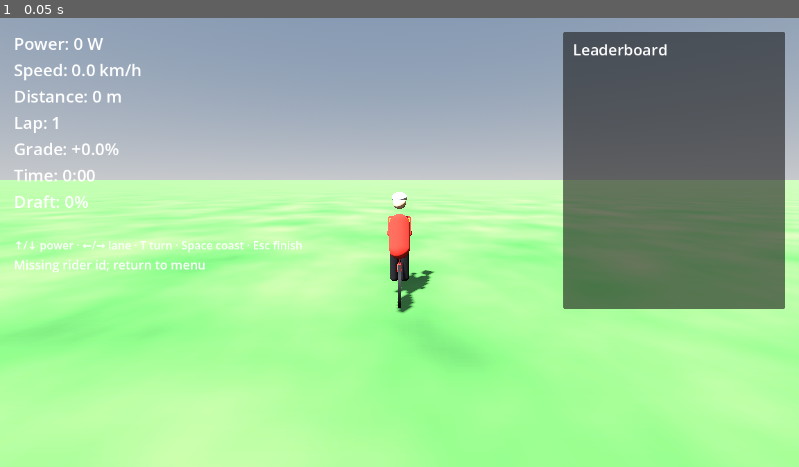
Above: before the commit, frame 1.
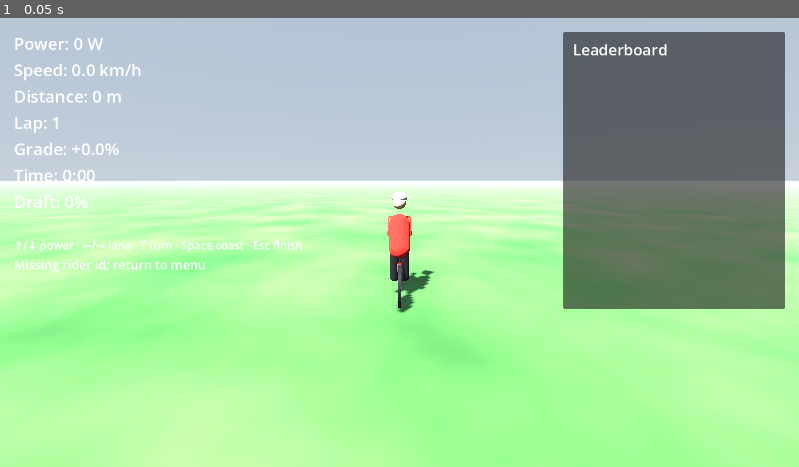
Above: after the commit, the same moment.

Repository: vincentdavis/gotta-bike-fast
Game: Godot game, scene res://scenes/ride.tscn
The game is run twice, just before and just after one commit, with the same random seed, the same clock (stepped at 60 frames per second) and the same inputs. This scene is started directly instead of the project's main scene.
Inputs:
- Up to frame 1 (0.05 s): no input

The runs differ from the first frame. In frame 1, 22% of the frame differs, in the area x 0-100%, y 0-43%.

Commit message:
Phase 6b/6c — heightmap terrain, topo preview, in-ride minimap
ride_controller.gd:

- Async heightmap fetch (_setup_terrain_async) — downloads the course's
  16-bit grayscale PNG, decodes into row-major elevations, builds a
  triangle-strip terrain mesh aligned with the same world frame as the
  path (X east, Z south, Y up). Re-scatters scenery onto the real
  surface once the heights are known.
- Async topo PNG fetch (_setup_minimap_async) — hands the hillshaded
  RGB to the HUD; physics tick projects rider XZ into image UV using
  the heightmap meta (origin, grid, dims) for a live marker.
- Z-fight fix: track _ground_inst (12 km flat backdrop) and
  _ground_strip_inst (path-following ribbon) so we can hide both when
  the heightmap mesh arrives. The flat plane sits at y=0; heightmap
  min elevation is also normalized to 0, so leaving the backdrop on
  produced flickering black bands wherever the terrain dipped near
  its minimum.
- Cancel guard on _resolve_course — picker now returns {} on Cancel
  and the solo flow routes back to main_menu.tscn instead of stranding
  the rider in an empty scene.

UI:

- scenes/hud.tscn + scripts/ui/hud.gd — new MinimapPanel at bottom-
  right with TextureRect (STRETCH_KEEP_ASPECT_CENTERED) and a yellow-
  on-black RiderMarker. set_minimap_texture / set_minimap_uv compute
  the displayed image sub-rect so the marker lands on the visible map
  not the letterbox.
- scripts/ui/course_picker.gd — two-pane modal (course list left, topo
  preview right) with token-tagged async preview fetch (handles
  out-of-order responses), solid StyleBoxFlat background on the
  preview frame, Start Ride / Cancel buttons.
- scripts/ui/main_menu.gd — empty-return guard after picker.queue_free()
  so Cancel doesn't fall through into the countdown picker.

Co-Authored-By: Claude Opus 4.7 (1M context) <noreply@anthropic.com>

Diff:
--- a/scenes/hud.tscn
+++ b/scenes/hud.tscn
@@ -93,3 +93,60 @@
 [node name="StatusLabel" type="Label" parent="VBox"]
 text = ""
 theme_override_font_sizes/font_size = 18
+
+[node name="MinimapPanel" type="PanelContainer" parent="."]
+visible = false
+anchor_left = 1.0
+anchor_top = 1.0
+anchor_right = 1.0
+anchor_bottom = 1.0
+offset_left = -260.0
+offset_top = -260.0
+offset_right = -20.0
+offset_bottom = -20.0
+grow_horizontal = 0
+grow_vertical = 0
+
+[node name="Margin" type="MarginContainer" parent="MinimapPanel"]
+theme_override_constants/margin_left = 8
+theme_override_constants/margin_right = 8
+theme_override_constants/margin_top = 6
+theme_override_constants/margin_bottom = 8
+
+[node name="VBox" type="VBoxContainer" parent="MinimapPanel/Margin"]
+theme_override_constants/separation = 4
+
+[node name="Title" type="Label" parent="MinimapPanel/Margin/VBox"]
+text = "Map"
+theme_override_font_sizes/font_size = 14
+horizontal_alignment = 1
+
+[node name="MapBox" type="Control" parent="MinimapPanel/Margin/VBox"]
+custom_minimum_size = Vector2(220, 200)
+clip_contents = true
+
+[node name="MinimapRect" type="TextureRect" parent="MinimapPanel/Margin/VBox/MapBox"]
+anchor_right = 1.0
+anchor_bottom = 1.0
+grow_horizontal = 2
+grow_vertical = 2
+expand_mode = 1
+stretch_mode = 5
+
+[node name="RiderMarker" type="ColorRect" parent="MinimapPanel/Margin/VBox/MapBox"]
+visible = false
+custom_minimum_size = Vector2(14, 14)
+offset_right = 14.0
+offset_bottom = 14.0
+color = Color(0, 0, 0, 1)
+mouse_filter = 2
+
+[node name="Dot" type="ColorRect" parent="MinimapPanel/Margin/VBox/MapBox/RiderMarker"]
+anchor_right = 1.0
+anchor_bottom = 1.0
+offset_left = 2.0
+offset_top = 2.0
+offset_right = -2.0
+offset_bottom = -2.0
+color = Color(1, 0.85, 0.3, 1)
+mouse_filter = 2
--- a/scripts/ui/course_picker.gd
+++ b/scripts/ui/course_picker.gd
@@ -1,18 +1,33 @@
 class_name CoursePicker
 extends CanvasLayer
 
-# Modal course picker. Instantiate, add_child to a parent node, call
-# pick(courses) and await the returned Dictionary.
+# Modal course picker with topo-map preview. Instantiate, add_child to a
+# parent node, call pick(courses) and await the returned Dictionary.
+#
+# Two-pane layout: list of courses on the left, hillshaded topo preview
+# on the right. Clicking a course selects + previews it; "Start Ride"
+# confirms. ESC / "Cancel" returns an empty Dictionary.
 
 signal _picked(course: Dictionary)
 
+var _courses: Array = []
+var _selected: Dictionary = {}
+
+var _name_label: Label
+var _stats_label: Label
+var _topo_rect: TextureRect
+var _topo_status: Label
+var _start_button: Button
+var _topo_request_token: int = 0
+
 
 func pick(courses: Array) -> Dictionary:
-	_build_ui(courses)
+	_courses = courses
+	_build_ui()
 	return await _picked
 
 
-func _build_ui(courses: Array) -> void:
+func _build_ui() -> void:
 	var bg := ColorRect.new()
 	bg.color = Color(0.0, 0.0, 0.0, 0.65)
 	bg.set_anchors_preset(Control.PRESET_FULL_RECT)
@@ -33,7 +48,7 @@
 	panel.add_child(margin)
 
 	var vbox := VBoxContainer.new()
-	vbox.add_theme_constant_override("separation", 12)
+	vbox.add_theme_constant_override("separation", 14)
 	margin.add_child(vbox)
 
 	var title := Label.new()
@@ -42,13 +57,143 @@
 	title.horizontal_alignment = HORIZONTAL_ALIGNMENT_CENTER
 	vbox.add_child(title)
 
-	for c in courses:
+	var hbox := HBoxContainer.new()
+	hbox.add_theme_constant_override("separation", 16)
+	vbox.add_child(hbox)
+
+	# --- Left: course list ---
+	var list_scroll := ScrollContainer.new()
+	list_scroll.custom_minimum_size = Vector2(280, 380)
+	hbox.add_child(list_scroll)
+
+	var list_vbox := VBoxContainer.new()
+	list_vbox.size_flags_horizontal = Control.SIZE_EXPAND_FILL
+	list_vbox.add_theme_constant_override("separation", 6)
+	list_scroll.add_child(list_vbox)
+
+	for c in _courses:
 		var btn := Button.new()
 		var course_name: String = str(c.get("name", "Unnamed"))
 		var length_km: float = float(c.get("length_m", 0.0)) / 1000.0
-		btn.text = "%s · %.1f km" % [course_name, length_km]
-		btn.add_theme_font_size_override("font_size", 22)
-		btn.custom_minimum_size = Vector2(340, 0)
+		btn.text = "%s\n%.1f km" % [course_name, length_km]
+		btn.add_theme_font_size_override("font_size", 16)
+		btn.custom_minimum_size = Vector2(260, 50)
+		btn.toggle_mode = true
 		var captured: Dictionary = c
-		btn.pressed.connect(func() -> void: _picked.emit(captured))
-		vbox.add_child(btn)
+		btn.pressed.connect(func() -> void: _select(captured))
+		list_vbox.add_child(btn)
+
+	# --- Right: preview pane ---
+	var right := VBoxContainer.new()
+	right.add_theme_constant_override("separation", 8)
+	right.custom_minimum_size = Vector2(460, 380)
+	hbox.add_child(right)
+
+	_name_label = Label.new()
+	_name_label.text = "Select a course to preview"
+	_name_label.add_theme_font_size_override("font_size", 22)
+	right.add_child(_name_label)
+
+	_stats_label = Label.new()
+	_stats_label.text = ""
+	_stats_label.add_theme_font_size_override("font_size", 14)
+	_stats_label.modulate = Color(0.75, 0.78, 0.85)
+	right.add_child(_stats_label)
+
+	var topo_frame := PanelContainer.new()
+	topo_frame.custom_minimum_size = Vector2(440, 280)
+	# Give the frame a solid dark background so the 3D scene behind the
+	# modal doesn't leak through when no topo texture is loaded.
+	var frame_style := StyleBoxFlat.new()
+	frame_style.bg_color = Color(0.08, 0.09, 0.11, 1.0)
+	frame_style.border_color = Color(0.20, 0.22, 0.26, 1.0)
+	frame_style.border_width_left = 1
+	frame_style.border_width_right = 1
+	frame_style.border_width_top = 1
+	frame_style.border_width_bottom = 1
+	topo_frame.add_theme_stylebox_override("panel", frame_style)
+	right.add_child(topo_frame)
+
+	_topo_rect = TextureRect.new()
+	_topo_rect.expand_mode = TextureRect.EXPAND_FIT_WIDTH_PROPORTIONAL
+	_topo_rect.stretch_mode = TextureRect.STRETCH_KEEP_ASPECT_CENTERED
+	_topo_rect.custom_minimum_size = Vector2(440, 280)
+	topo_frame.add_child(_topo_rect)
+
+	_topo_status = Label.new()
+	_topo_status.text = ""
+	_topo_status.add_theme_font_size_override("font_size", 13)
+	_topo_status.modulate = Color(0.7, 0.7, 0.75)
+	right.add_child(_topo_status)
+
+	var button_row := HBoxContainer.new()
+	button_row.add_theme_constant_override("separation", 12)
+	right.add_child(button_row)
+
+	_start_button = Button.new()
+	_start_button.text = "Start Ride"
+	_start_button.add_theme_font_size_override("font_size", 18)
+	_start_button.custom_minimum_size = Vector2(160, 0)
+	_start_button.disabled = true
+	_start_button.pressed.connect(_on_start)
+	button_row.add_child(_start_button)
+
+	var cancel_button := Button.new()
+	cancel_button.text = "Cancel"
+	cancel_button.add_theme_font_size_override("font_size", 16)
+	cancel_button.flat = true
+	cancel_button.pressed.connect(func() -> void: _picked.emit({}))
+	button_row.add_child(cancel_button)
+
+
+func _select(course: Dictionary) -> void:
+	_selected = course
+	var nm: String = str(course.get("name", "?"))
+	var length_km: float = float(course.get("length_m", 0.0)) / 1000.0
+	_name_label.text = nm
+	_stats_label.text = "%.1f km" % length_km
+	_start_button.disabled = false
+	_topo_rect.texture = null
+	_topo_status.text = ""
+	var url: String = str(course.get("topo_map_url", ""))
+	if url.is_empty():
+		_topo_status.text = "(no topo preview available for this course)"
+		return
+	# Generation-tag the request so a fast-clicker doesn't end up with the
+	# wrong preview if responses arrive out of order.
+	_topo_request_token += 1
+	var my_token := _topo_request_token
+	_topo_status.text = "Loading preview…"
+	_fetch_topo(url, my_token)
+
+
+func _fetch_topo(url: String, token: int) -> void:
+	var http := HTTPRequest.new()
+	add_child(http)
+	var err := http.request(url)
+	if err != OK:
+		http.queue_free()
+		if token == _topo_request_token:
+			_topo_status.text = "Preview fetch failed"
+		return
+	var result: Array = await http.request_completed
+	http.queue_free()
+	if token != _topo_request_token:
+		return  # superseded by a later selection
+	var transport: int = result[0]
+	var code: int = result[1]
+	if transport != HTTPRequest.RESULT_SUCCESS or code < 200 or code >= 300:
+		_topo_status.text = "Preview fetch failed (code %d)" % code
+		return
+	var img := Image.new()
+	var perr := img.load_png_from_buffer(result[3])
+	if perr != OK:
+		_topo_status.text = "Preview decode failed"
+		return
+	_topo_rect.texture = ImageTexture.create_from_image(img)
+	_topo_status.text = ""
+
+
+func _on_start() -> void:
+	if not _selected.is_empty():
+		_picked.emit(_selected)
--- a/scripts/ui/hud.gd
+++ b/scripts/ui/hud.gd
@@ -11,6 +11,10 @@
 @onready var status_label: Label = $VBox/StatusLabel
 @onready var countdown_label: Label = $CountdownLabel
 @onready var leaderboard_list: VBoxContainer = $LeaderboardPanel/Margin/VBox/List
+@onready var minimap_panel: PanelContainer = $MinimapPanel
+@onready var minimap_box: Control = $MinimapPanel/Margin/VBox/MapBox
+@onready var minimap_rect: TextureRect = $MinimapPanel/Margin/VBox/MapBox/MinimapRect
+@onready var minimap_marker: ColorRect = $MinimapPanel/Margin/VBox/MapBox/RiderMarker
 
 
 func set_power(w: float) -> void:
@@ -73,6 +77,47 @@
 	countdown_label.text = ""
 
 
+func set_minimap_texture(tex: Texture2D) -> void:
+	if tex == null:
+		minimap_panel.visible = false
+		minimap_rect.texture = null
+		return
+	minimap_rect.texture = tex
+	minimap_panel.visible = true
+	minimap_marker.visible = false
+
+
+func set_minimap_uv(u: float, v: float) -> void:
+	# Position the rider marker over the displayed image. With
+	# STRETCH_KEEP_ASPECT_CENTERED the image is letterboxed inside the
+	# TextureRect — compute that sub-rect so the marker lands on the
+	# actual map, not the empty letterbox.
+	if minimap_rect.texture == null:
+		return
+	var tex_size: Vector2 = minimap_rect.texture.get_size()
+	if tex_size.x <= 0.0 or tex_size.y <= 0.0:
+		return
+	var rect_size: Vector2 = minimap_rect.size
+	if rect_size.x <= 0.0 or rect_size.y <= 0.0:
+		return
+	var scale: float = min(rect_size.x / tex_size.x, rect_size.y / tex_size.y)
+	var img_w: float = tex_size.x * scale
+	var img_h: float = tex_size.y * scale
+	var img_x: float = (rect_size.x - img_w) * 0.5
+	var img_y: float = (rect_size.y - img_h) * 0.5
+	var px: float = img_x + clamp(u, 0.0, 1.0) * img_w
+	var py: float = img_y + clamp(v, 0.0, 1.0) * img_h
+	var half := minimap_marker.size * 0.5
+	minimap_marker.position = Vector2(px - half.x, py - half.y)
+	minimap_marker.visible = true
+
+
+func hide_minimap() -> void:
+	minimap_panel.visible = false
+	minimap_rect.texture = null
+	minimap_marker.visible = false
+
+
 func set_leaderboard(entries: Array) -> void:
 	# entries: Array of {name, bib, distance_m, is_me}, sorted leader-first.
 	for child in leaderboard_list.get_children():
--- a/scripts/ui/main_menu.gd
+++ b/scripts/ui/main_menu.gd
@@ -83,6 +83,9 @@
 	add_child(picker)
 	var chosen: Dictionary = await picker.pick(courses)
 	picker.queue_free()
+	if chosen.is_empty():
+		_set_busy(false, "")
+		return
 
 	var cd_picker := CountdownPicker.new()
 	add_child(cd_picker)
--- a/scripts/world/ride_controller.gd
+++ b/scripts/world/ride_controller.gd
@@ -85,6 +85,38 @@
 # global_position.x in the old straight-road world.
 var _lateral_offset: float = 0.0
 
+# Heightmap of the terrain around the route. Populated asynchronously
+# by _setup_terrain_async after fetching the PNG from the web app.
+# Empty for synthetic / loop courses where no heightmap is provided.
+var _terrain_inst: MeshInstance3D = null
+var _terrain_heights: Array = []  # row-major float, size = width * height
+var _terrain_width: int = 0
+var _terrain_height: int = 0
+var _terrain_grid_m: float = 0.0
+var _terrain_origin_x_m: float = 0.0
+var _terrain_origin_y_m: float = 0.0
+var _terrain_min_ele: float = 0.0
+var _terrain_max_ele: float = 0.0
+
+# Topo minimap (in-ride). Loaded async; once present we project the rider
+# position into image UV every physics tick so the HUD marker tracks them.
+# Reuses the heightmap_* meta from the course (same origin / grid / extent).
+var _topo_loaded: bool = false
+
+# Flat 12 km × 12 km ground plane used as a backdrop for synthetic / loop
+# courses. Tracked so we can hide it once the heightmap terrain arrives —
+# otherwise the two co-planar surfaces z-fight and produce flickering
+# black bands in the rider's view (visible whenever the heightmap min
+# elevation lands close to y=0, which it always does after normalization).
+var _ground_inst: MeshInstance3D = null
+
+# Wide path-following green ribbon built synchronously in
+# _build_course_visuals as a bridge between the road and the flat
+# ground while the heightmap terrain is still fetching. Hidden once the
+# real terrain arrives — at that point it would just z-fight with the
+# terrain (both surfaces driven by the same elevations).
+var _ground_strip_inst: MeshInstance3D = null
+
 const GHOST_SMOOTH_RATE := 10.0  # higher = snappier, lower = smoother but more lag
 const GHOST_DEAD_RECKON_CAP_S := 1.0  # stop extrapolating after this much silence
 
@@ -143,6 +175,12 @@
 	env.sky = sky
 	env.ambient_light_source = Environment.AMBIENT_SOURCE_SKY
 	env.tonemap_mode = Environment.TONE_MAPPER_FILMIC
+	# Distance fog hides the hard edge of the heightmap mesh and softens
+	# the far-distance LOD. Light blue-grey so it matches a hazy sky.
+	env.fog_enabled = true
+	env.fog_density = 0.0015
+	env.fog_light_color = Color(0.65, 0.72, 0.80)
+	env.fog_aerial_perspective = 0.4
 	var world_env := WorldEnvironment.new()
 	world_env.environment = env
 	add_child(world_env)
@@ -178,18 +216,221 @@
 	mat.roughness = 1.0
 	ground.material_override = mat
 	add_child(ground)
+	_ground_inst = ground
 
 
 func _build_course_visuals() -> void:
-	# Course-dependent visuals: ground strip, road, markers, scenery — all
-	# built from the course path (curved when the server provides one;
-	# otherwise synthesized straight from elevation_profile).
+	# Course-dependent visuals: ground strip, road, markers, scenery —
+	# all built from the course path. Terrain (when the server provides
+	# a heightmap) is fetched asynchronously and added when it arrives
+	# so the ride can start without waiting on the download.
+	#
+	# We always build the path-following ground strip + scenery first.
+	# When a heightmap eventually arrives, it overlays the wider area
+	# beyond the strip; the strip remains a guaranteed "the road sits
+	# on something" backdrop. This way the road never visibly floats
+	# even if the heightmap fetch is slow, fails, or was missing from
+	# the upload entirely.
 	_compute_course_path()
 	_compute_waypoint_frames()
 	_setup_ground_strip()
 	_setup_road()
 	_setup_markers()
 	_setup_scenery()
+	# Async terrain fetch — populates _terrain_heights + adds the mesh
+	# beside the strip when it arrives. Re-places scenery onto the
+	# heightmap once it does.
+	if not str(current_course.get("heightmap_url", "")).is_empty():
+		_setup_terrain_async()
+	# Async topo PNG fetch for the in-ride minimap. Independent of the
+	# heightmap fetch; either can fail without affecting the other.
+	if not str(current_course.get("topo_map_url", "")).is_empty():
+		_setup_minimap_async()
+
+
+func _setup_terrain_async() -> void:
+	var url: String = str(current_course.get("heightmap_url", ""))
+	if url.is_empty():
+		return  # synthetic / loop courses or upload failed — flat backdrop only
+	var w: int = int(current_course.get("heightmap_width", 0))
+	var h: int = int(current_course.get("heightmap_height", 0))
+	if w < 2 or h < 2:
+		return
+	_terrain_width = w
+	_terrain_height = h
+	_terrain_grid_m = float(current_course.get("heightmap_grid_spacing_m", 0.0))
+	_terrain_origin_x_m = float(current_course.get("heightmap_origin_x_m", 0.0))
+	_terrain_origin_y_m = float(current_course.get("heightmap_origin_y_m", 0.0))
+	_terrain_min_ele = float(current_course.get("heightmap_min_elevation_m", 0.0))
+	_terrain_max_ele = float(current_course.get("heightmap_max_elevation_m", 0.0))
+
+	var http := HTTPRequest.new()
+	add_child(http)
+	var err := http.request(url)
+	if err != OK:
+		push_warning("Heightmap fetch dispatch failed: %s" % err)
+		http.queue_free()
+		return
+	var result: Array = await http.request_completed
+	http.queue_free()
+	var transport: int = result[0]
+	var code: int = result[1]
+	var body: PackedByteArray = result[3]
+	if transport != HTTPRequest.RESULT_SUCCESS or code < 200 or code >= 300:
+		push_warning("Heightmap fetch failed: code=%s" % code)
+		return
+
+	var img := Image.new()
+	var png_err := img.load_png_from_buffer(body)
+	if png_err != OK:
+		push_warning("Heightmap PNG decode failed: %s" % png_err)
+		return
+	if img.get_width() != w or img.get_height() != h:
+		push_warning(
+			"Heightmap dimensions mismatch: png=%dx%d expected=%dx%d"
+			% [img.get_width(), img.get_height(), w, h]
+		)
+		return
+
+	# Decode pixel values into world elevations. Color.r is in [0, 1]
+	# regardless of the source PNG's bit depth, so this works whether
+	# Godot loaded the 16-bit PNG as 16-bit or downconverted to 8-bit.
+	var range_m: float = _terrain_max_ele - _terrain_min_ele
+	_terrain_heights.resize(w * h)
+	for y in h:
+		for x in w:
+			var c := img.get_pixel(x, y)
+			_terrain_heights[y * w + x] = _terrain_min_ele + c.r * range_m
+
+	if not is_inside_tree():
+		return
+	_build_terrain_mesh()
+	# Hide the flat backdrop ground now that the heightmap mesh covers
+	# everything visible. Leaving it on causes z-fighting wherever the
+	# heightmap dips near its normalized 0-m minimum (the flat plane is
+	# at exactly y=0), which manifests as the flickering black bands the
+	# rider sees beside the road on real GPX courses.
+	if _ground_inst != null:
+		_ground_inst.visible = false
+	# The path-following ground strip is now redundant — the terrain
+	# mesh covers the same area at the same elevations. Hiding it avoids
+	# a second co-planar z-fight near the road shoulder.
+	if _ground_strip_inst != null:
+		_ground_strip_inst.visible = false
+	# Re-place scenery onto the heightmap. The initial pass in
+	# _build_course_visuals used path-elevation fallbacks; now that the
+	# terrain heights are known, scatter trees onto the real surface.
+	# Existing tree MultiMeshInstance3D nodes are cleared so we don't
+	# end up with two overlapping forests.
+	_clear_existing_scenery()
+	_setup_scenery()
+
+
+func _setup_minimap_async() -> void:
+	# Fetch the course's topo PNG and hand it to the HUD. The map's
+	# world↔pixel projection reuses heightmap_* fields (origin, grid,
+	# width, height). If those are missing we still display the topo
+	# but can't place the rider marker — set_minimap_uv would no-op.
+	var url: String = str(current_course.get("topo_map_url", ""))
+	if url.is_empty():
+		return
+	var http := HTTPRequest.new()
+	add_child(http)
+	var err := http.request(url)
+	if err != OK:
+		push_warning("Topo map fetch dispatch failed: %s" % err)
+		http.queue_free()
+		return
+	var result: Array = await http.request_completed
+	http.queue_free()
+	var transport: int = result[0]
+	var code: int = result[1]
+	if transport != HTTPRequest.RESULT_SUCCESS or code < 200 or code >= 300:
+		push_warning("Topo map fetch failed: code=%s" % code)
+		return
+	var img := Image.new()
+	var png_err := img.load_png_from_buffer(result[3])
+	if png_err != OK:
+		push_warning("Topo map PNG decode failed: %s" % png_err)
+		return
+	if not is_inside_tree():
+		return
+	hud.set_minimap_texture(ImageTexture.create_from_image(img))
+	_topo_loaded = true
+
+
+func _clear_existing_scenery() -> void:
+	# Find prior MultiMeshInstance3D children (the tree forest from the
+	# first scenery pass) and remove them. Identified by the unique
+	# MultiMesh resource used in _setup_scenery; fall back to checking
+	# child type if needed.
+	for child in get_children():
+		if child is MultiMeshInstance3D:
+			child.queue_free()
+
+
+func _build_terrain_mesh() -> void:
+	var st := SurfaceTool.new()
+	st.begin(Mesh.PRIMITIVE_TRIANGLES)
+	var w := _terrain_width
+	var h := _terrain_height
+	var g := _terrain_grid_m
+	var ox := _terrain_origin_x_m
+	var oy := _terrain_origin_y_m
+	# Pre-compute vertex world positions for every cell.
+	var verts: Array = []
+	verts.resize(w * h)
+	for y in h:
+		for x in w:
+			var wx: float = ox + float(x) * g
+			var wy: float = oy + float(y) * g
+			var ele: float = _terrain_heights[y * w + x]
+			verts[y * w + x] = Vector3(wx, ele, -wy)
+	# Emit one quad per cell as two triangles. CCW from above for +Y normals.
+	for y in range(h - 1):
+		for x in range(w - 1):
+			var v00: Vector3 = verts[y * w + x]
+			var v10: Vector3 = verts[y * w + (x + 1)]
+			var v01: Vector3 = verts[(y + 1) * w + x]
+			var v11: Vector3 = verts[(y + 1) * w + (x + 1)]
+			st.add_vertex(v00); st.add_vertex(v10); st.add_vertex(v01)
+			st.add_vertex(v10); st.add_vertex(v11); st.add_vertex(v01)
+	st.generate_normals()
+
+	var inst := MeshInstance3D.new()
+	inst.mesh = st.commit()
+	var mat := StandardMaterial3D.new()
+	mat.albedo_color = Color(0.30, 0.45, 0.25)
+	mat.roughness = 1.0
+	inst.material_override = mat
+	add_child(inst)
+	_terrain_inst = inst
+
+
+func _terrain_height_at(world_x: float, world_z: float) -> float:
+	# Bilinear sample. World Z = -y_m in the path's local frame, so
+	# convert before indexing the grid. Returns 0 (the fallback flat
+	# plane's height) when no heightmap is loaded yet — the ride can
+	# start before the PNG download completes.
+	if _terrain_width < 2 or _terrain_grid_m <= 0.0:
+		return 0.0
+	var local_y_m: float = -world_z
+	var fx: float = (world_x - _terrain_origin_x_m) / _terrain_grid_m
+	var fy: float = (local_y_m - _terrain_origin_y_m) / _terrain_grid_m
+	fx = clampf(fx, 0.0, float(_terrain_width) - 1.0001)
+	fy = clampf(fy, 0.0, float(_terrain_height) - 1.0001)
+	var ix := int(fx)
+	var iy := int(fy)
+	var tx: float = fx - float(ix)
+	var ty: float = fy - float(iy)
+	var w := _terrain_width
+	var e00: float = _terrain_heights[iy * w + ix]
+	var e10: float = _terrain_heights[iy * w + (ix + 1)]
+	var e01: float = _terrain_heights[(iy + 1) * w + ix]
+	var e11: float = _terrain_heights[(iy + 1) * w + (ix + 1)]
+	var a: float = e00 + (e10 - e00) * tx
+	var b: float = e01 + (e11 - e01) * tx
+	return a + (b - a) * ty
 
 
 func _compute_waypoint_frames() -> void:
@@ -259,6 +500,7 @@
 	mat.cull_mode = BaseMaterial3D.CULL_DISABLED
 	inst.material_override = mat
 	add_child(inst)
+	_ground_strip_inst = inst
 
 
 func _compute_course_path() -> void:
@@ -592,7 +834,13 @@
 			continue
 		var s := rng.randf_range(0.7, 1.4)
 		var basis := Basis().scaled(Vector3.ONE * s)
-		var origin := Vector3(x, nearest_ele + tree_mesh.height * 0.5 * s, z)
+		# If a heightmap is loaded, plant the tree on the terrain. Otherwise
+		# fall back to the nearest path waypoint's elevation (POC behaviour
+		# when no heightmap is available).
+		var ground_y: float = nearest_ele
+		if _terrain_width >= 2:
+			ground_y = _terrain_height_at(x, z)
+		var origin := Vector3(x, ground_y + tree_mesh.height * 0.5 * s, z)
 		trees.set_instance_transform(placed, Transform3D(basis, origin))
 		var g := rng.randf_range(0.30, 0.50)
 		trees.set_instance_color(placed, Color(0.10, g, 0.12))
@@ -781,6 +1029,9 @@
 
 	var detail := await _resolve_course()
 	if detail.is_empty():
+		# Picker cancelled or load failed — back to menu.
+		await get_tree().create_timer(0.4).timeout
+		get_tree().change_scene_to_file("res://scenes/main_menu.tscn")
 		return
 
 	current_course = detail
@@ -896,6 +1147,9 @@
 	add_child(picker)
 	var chosen: Dictionary = await picker.pick(courses)
 	picker.queue_free()
+	if chosen.is_empty():
+		hud.set_status("Cancelled")
+		return {}
 	hud.set_status("Loading %s…" % chosen.get("name", "course"))
 	var detail2: Dictionary = await ApiClient.get_course(str(chosen["id"]))
 	if detail2.is_empty():
@@ -1088,6 +1342,19 @@
 	hud.set_elapsed(elapsed_s)
 	hud.set_draft(int(round((1.0 - draft_mult) * 100.0)))
 	hud.set_leaderboard(_build_leaderboard())
+
+	# Minimap rider marker. Project XZ → topo UV using the heightmap
+	# meta (the topo PNG covers the same area as the heightmap with
+	# row 0 = north). Only meaningful after the topo PNG has loaded.
+	if _topo_loaded and _terrain_grid_m > 0.0:
+		var rp := rider_node.global_position
+		var world_w_m: float = float(_terrain_width) * _terrain_grid_m
+		var world_h_m: float = float(_terrain_height) * _terrain_grid_m
+		if world_w_m > 0.0 and world_h_m > 0.0:
+			var max_y_m: float = _terrain_origin_y_m + world_h_m
+			var u: float = (rp.x - _terrain_origin_x_m) / world_w_m
+			var v: float = (max_y_m - (-rp.z)) / world_h_m
+			hud.set_minimap_uv(u, v)
 
 	if not is_racing and GameSession.race_starts_at_unix_s > 0.0:
 		var remaining_s: float = GameSession.race_starts_at_unix_s - Time.get_unix_time_from_system()
